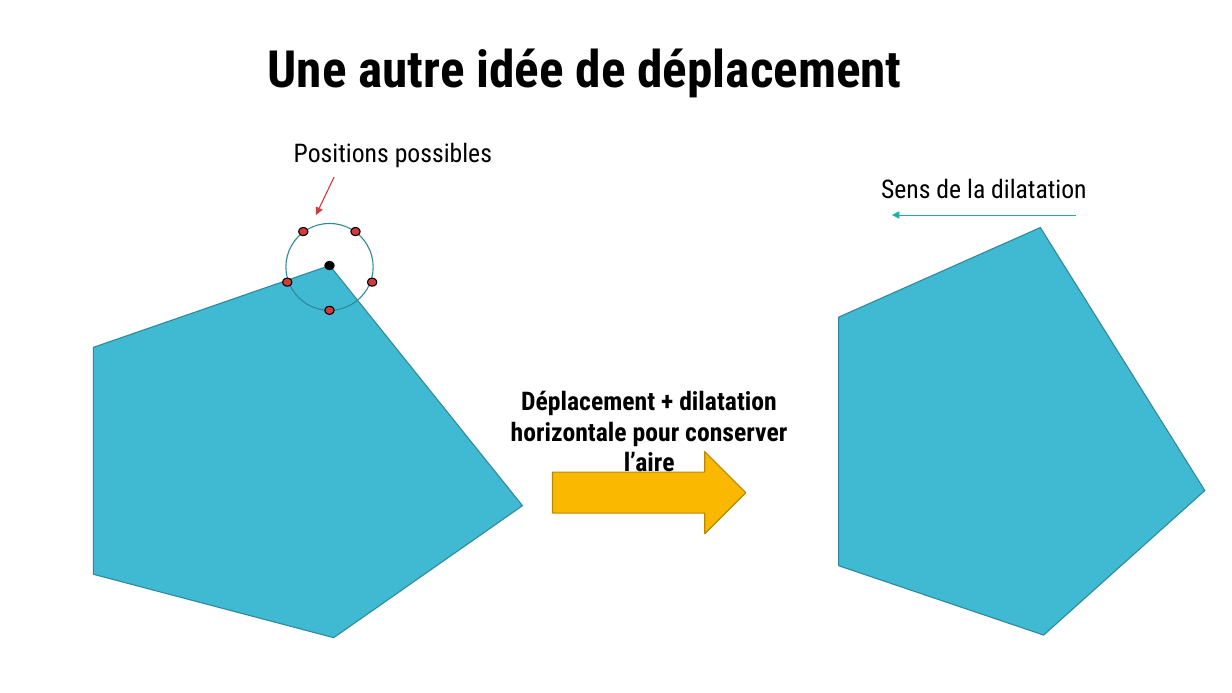
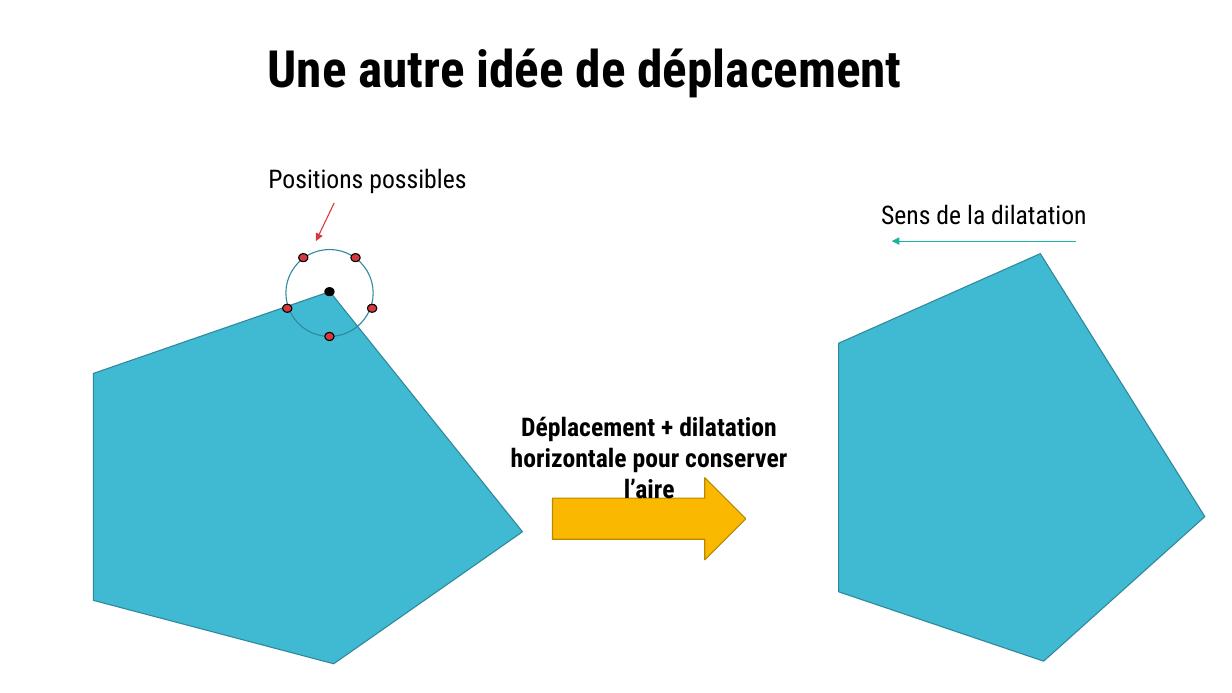
Before and after one commit to Savagerqt/Projet2A, a slide deck: slide 23 of Présentation1.pptx. Drawn at 1232x693 pixels with LibreOffice and Linux fonts; fonts in the diff are those of the drawing; background and template pictures are left out. Boxes give left, top, right and bottom in pixels: in the first picture for what was removed or moved away, otherwise in the second. Text is boxed around its words. In the diff, an @@ line names an element or a change of style, - is before the commit and + after.

```diff
--- a/Présentation1.pptx
+++ b/Présentation1.pptx
@@ text "Positions possibles": place and size @@
-text "Positions possibles" at [294, 142, 492, 168]
+text "Positions possibles" at [268, 168, 466, 194]
@@ 7 ellipses, 2 texts, 2 freeform shapes, 2 arrows, 1 right arrow: place and size @@
-7 ellipses, 2 texts, 2 freeform shapes, 2 arrows, 1 right arrow at [93, 177, 1205, 638]
+7 ellipses, 2 texts, 2 freeform shapes, 2 arrows, 1 right arrow at [93, 203, 1205, 665]
```
Also in this commit, not shown: 16 other files.
